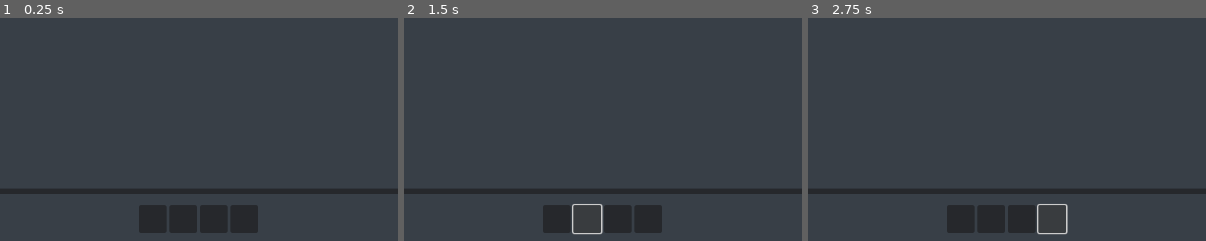
Above: before the commit, frames 1-3 (left to right).
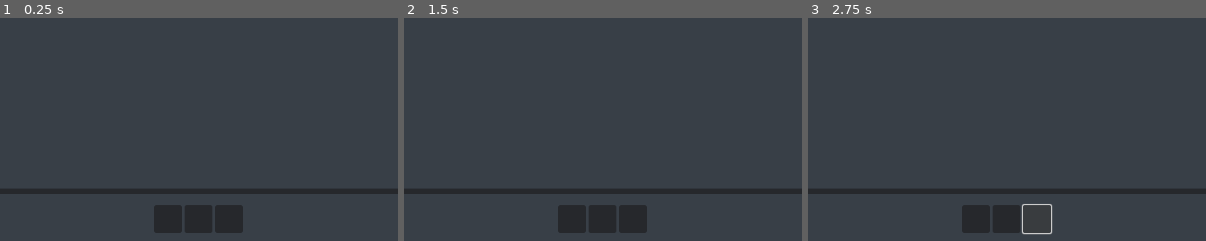
Above: after the commit, the same moments.

Repository: nikolr/multiplayer
Game: Godot game, scene res://src/main.tscn
Same seed, same stepped clock (60 frames per second), same inputs: the game is played once before the commit and once after it.
Inputs (mouse positions are % of the whole screen's width and height, from its top left; square brackets give the same spot before the commit, where the layout moved):
- Up to frame 1 (0.25 s): no input
- Up to frame 2 (1.5 s): click (48, 95) at 0.52 s; click (48, 95) at 1.27 s
- Up to frame 3 (2.75 s): click (54, 95) [56, 95] at 2 s
The pictures show only the part of the screen within x 25-75%, y 50-100%; the shares and areas given below are measured in that part.

The runs differ from the first frame. In frame 1, 1.3% of the frame differs, in the area x 34-65%, y 83-97%; in frame 2, 1.4%, in the area x 34-65%, y 83-98%; in frame 3, 1.1%.

Commit message:
Added currently playing label

Diff:
--- a/src/main.gd
+++ b/src/main.gd
@@ -2,12 +2,12 @@
 
 #region Exports
 @export var select_file_button: Button
+@export var currently_playing_track_label: Label
 @export var file_dialog: FileDialog
 @export var audio_stream_player: AudioStreamPlayer
 @export var track_list: VBoxContainer
 @export var progress: Progress
 @export var previous_button: Button
-@export var play_button: Button
 @export var pause_button: Button
 #endregion
 
@@ -24,7 +24,6 @@
 	select_file_button.pressed.connect(_on_select_file_button_pressed)
 	file_dialog.file_selected.connect(_on_file_selected)
 	previous_button.pressed.connect(_on_previous_button_pressed)
-	play_button.pressed.connect(_on_play_button_pressed)
 	pause_button.pressed.connect(_on_pause_button_pressed)
 
 	progress.drag_ended.connect(_on_progress_slider_dragged)
@@ -53,10 +52,6 @@
 	if audio_stream_player.playing:
 		audio_stream_player.play(playback_position)
 
-func _on_play_button_pressed() -> void:
-	if audio_stream_player.stream and not audio_stream_player.playing:
-		audio_stream_player.play(playback_position)
-
 func _on_pause_button_pressed() -> void:
 	if audio_stream_player.stream and audio_stream_player.playing:
 		playback_position = audio_stream_player.get_playback_position()
@@ -68,6 +63,7 @@
 	audio_stream_player.stream = track_ui.track.stream
 	#audio_queue.erase(track_ui.track)
 	#audio_queue.push_front(track_ui.track)
+	currently_playing_track_label.text = "Now playing: " + track_ui.track.filename
 	audio_stream_player.play(playback_position)
 
 func _on_progress_slider_dragged(value_changed: bool) -> void:
--- a/src/main.tscn
+++ b/src/main.tscn
@@ -6,7 +6,7 @@
 [sub_resource type="StyleBoxFlat" id="StyleBoxFlat_mun2e"]
 bg_color = Color(0.219608, 0.247059, 0.278431, 1)
 
-[node name="Main" type="Control" node_paths=PackedStringArray("select_file_button", "file_dialog", "audio_stream_player", "track_list", "progress", "previous_button", "play_button", "pause_button")]
+[node name="Main" type="Control" node_paths=PackedStringArray("select_file_button", "currently_playing_track_label", "file_dialog", "audio_stream_player", "track_list", "progress", "previous_button", "pause_button")]
 layout_mode = 3
 anchors_preset = 15
 anchor_right = 1.0
@@ -16,12 +16,12 @@
 mouse_filter = 1
 script = ExtResource("1_eewff")
 select_file_button = NodePath("Control/PanelContainer2/MarginContainer/VBoxContainer/AddAudioButton")
+currently_playing_track_label = NodePath("Control/PanelContainer2/MarginContainer/VBoxContainer/CurrentlyPlayingTrack")
 file_dialog = NodePath("FileDialog")
 audio_stream_player = NodePath("AudioStreamPlayer")
 track_list = NodePath("Control/PanelContainer2/MarginContainer/VBoxContainer/TrackList")
 progress = NodePath("Control/PanelContainer2/MarginContainer/VBoxContainer/Progress")
 previous_button = NodePath("Control/PanelContainer2/MarginContainer/VBoxContainer/HBoxContainer/PreviousButton")
-play_button = NodePath("Control/PanelContainer2/MarginContainer/VBoxContainer/HBoxContainer/PlayButton")
 pause_button = NodePath("Control/PanelContainer2/MarginContainer/VBoxContainer/HBoxContainer/PauseButton")
 
 [node name="Control" type="Control" parent="."]
@@ -61,6 +61,8 @@
 
 [node name="CurrentlyPlayingTrack" type="Label" parent="Control/PanelContainer2/MarginContainer/VBoxContainer"]
 layout_mode = 2
+horizontal_alignment = 1
+vertical_alignment = 1
 
 [node name="TrackList" type="VBoxContainer" parent="Control/PanelContainer2/MarginContainer/VBoxContainer"]
 custom_minimum_size = Vector2(0, 50)
@@ -85,10 +87,6 @@
 custom_minimum_size = Vector2(40, 40)
 layout_mode = 2
 
-[node name="PlayButton" type="Button" parent="Control/PanelContainer2/MarginContainer/VBoxContainer/HBoxContainer"]
-custom_minimum_size = Vector2(40, 40)
-layout_mode = 2
-
 [node name="PauseButton" type="Button" parent="Control/PanelContainer2/MarginContainer/VBoxContainer/HBoxContainer"]
 custom_minimum_size = Vector2(40, 40)
 layout_mode = 2
--- a/src/progress/progress.gd
+++ b/src/progress/progress.gd
@@ -8,7 +8,7 @@
 	drag_started.connect(_on_drag_started)
 
 func _process(delta: float) -> void:
-	if audio_stream_player.stream and not dragging:
+	if audio_stream_player.stream and audio_stream_player.playing and not dragging:
 		var progress: float = audio_stream_player.get_playback_position() / audio_stream_player.stream.get_length()
 		value = progress * 100
 
